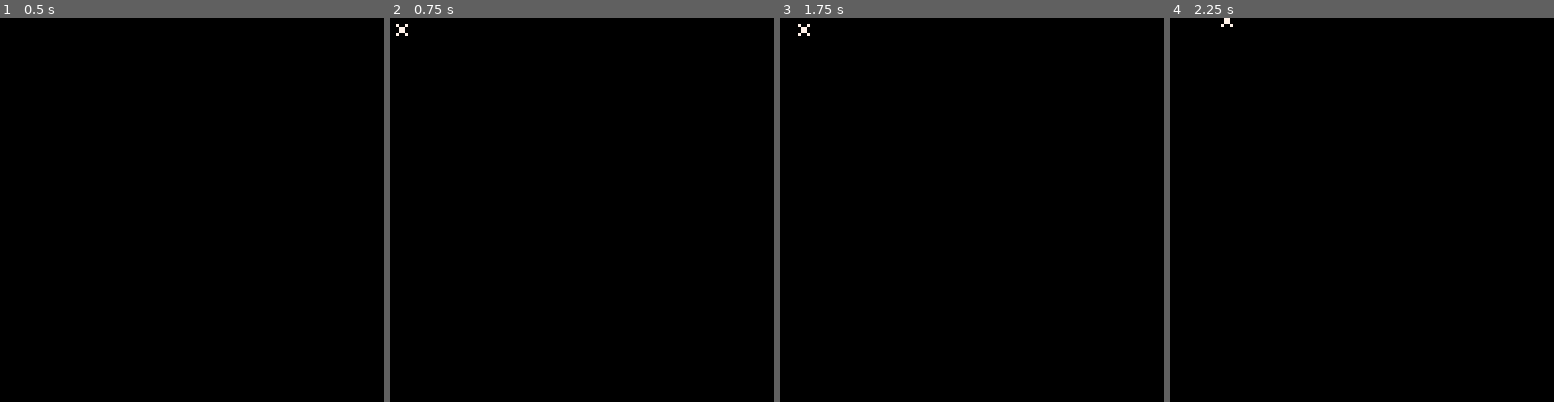
Above: before the commit, frames 1-4 (left to right).
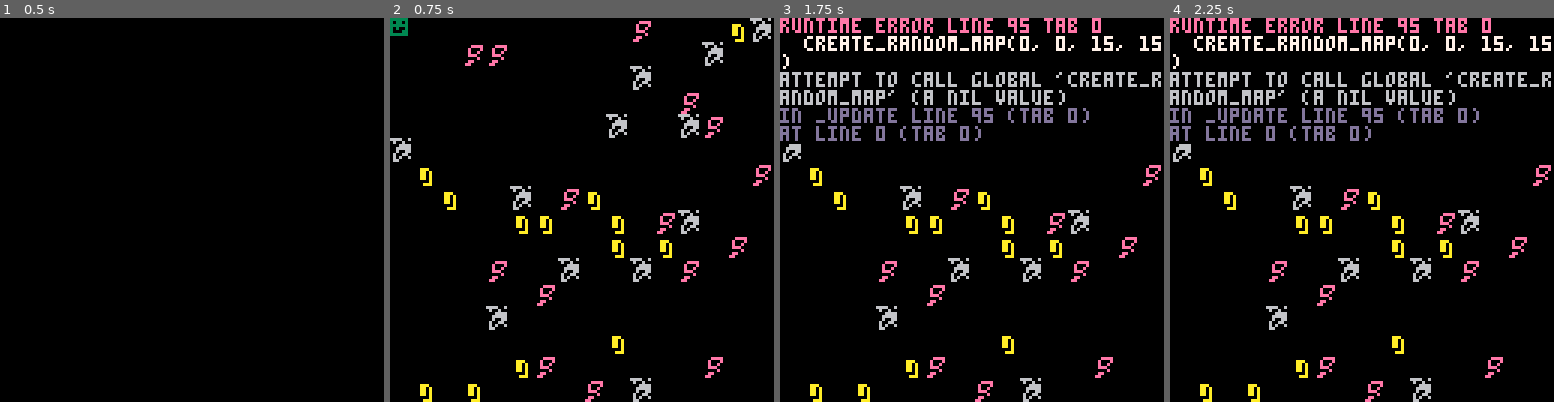
Above: after the commit, the same moments.

Repository: konata-chan404/vimjam-2020
Game: PICO-8 cartridge game.p8
Two runs of this game, one before a commit and one after it. Both use one fixed random seed, a clock stepped at 60 frames per second and the inputs below.
Inputs:
- Up to frame 1 (0.5 s): no input
- Up to frame 2 (0.75 s): tap O (Z key) at 0.7 s
- Up to frame 3 (1.75 s): hold Right from 1.6 s (still down); tap O (Z key) at 1.7 s
- Up to frame 4 (2.25 s): release Right at 2.1 s; tap O (Z key) at 2.1 s; hold Up from 2.15 s (still down)

Frame 1 is identical in both runs. In frame 2, 4.9% of the frame differs, in the area x 0-100%, y 0-100%; in frame 3, 11%; in frame 4, 11%.
Error after the commit: runtime error line 95 tab 0; create_random_map(0, 0, 15, 15); attempt to call global 'create_random_map' (a nil value)

Commit message:
oh god 200 lines already

Diff:
--- a/game.p8
+++ b/game.p8
@@ -49,36 +49,63 @@
 	_draw = game_draw
 
 	create_game_stuff()
+
+	create_random_world(0, 0, 30, 30)
+	load_world(1)
 end
 
 function game_update()
+	local new_xpos = player.xpos
+	local new_ypos = player.ypos
 
 	if btn(0)
 	then
-		player.xpos -= player.speed
+		new_xpos = player.xpos - player.speed
+	end
+	if not is_wall(new_xpos, player.ypos, player.width, player.height) then
+		player.xpos = new_xpos
 	end
 
 	if btn(1)
 	then
-		player.xpos += player.speed
+		new_xpos = player.xpos + player.speed
+	end
+	if not is_wall(new_xpos, player.ypos, player.width, player.height) then
+		player.xpos = new_xpos
 	end
 
 	if btn(2)
 	then
-		player.ypos -= player.speed
+		new_ypos = player.ypos - player.speed
+	end
+	if not is_wall(player.xpos, new_ypos, player.width, player.height) then
+		player.ypos = new_ypos
 	end
 
 	if btn(3)
 	then
-		player.ypos += player.speed
-	end
-
+		new_ypos = player.ypos + player.speed
+	end
+	if not is_wall(player.xpos, new_ypos, player.width, player.height) then
+		player.ypos = new_ypos
+	end
+
+	update_camera()
+
+
+	if btnp(4)
+	then
+		create_random_map(0, 0, 15, 15)
+	end
 end
 
 function game_draw()
 	cls(0)
 
-    spr(0, player.xpos, player.ypos)
+	camera(cam.xpos, cam.ypos)
+	map(current_world.celx, current_world.cely, 0, 0, current_world.celw, current_world.celh)
+
+	spr(0, player.xpos, player.ypos)
 end
 
 ---
@@ -89,9 +116,76 @@
 		xpos = 0,
 		ypos = 0,
 		speed = 1,
+		width = 6,
+		height = 6,
 		direction = 0
 	}
 
+	cam = {
+		xpos = 0,
+		ypos = 0,
+	}
+
+	worlds = {}
+
+	current_world = {
+		index = 0
+	}
+end
+
+function create_random_world(celx_start, cely_start, celw, celh)
+	worlds[#worlds+1] = {
+
+		celx = celx_start,
+		cely = cely_start,
+		celw = celw,
+		celh = celh,
+
+		palette = random_palette()
+	}
+
+	for cely = cely_start, cely_start+celh do
+		for celx = celx_start, celx_start+celw do
+			mset(celx, cely, random_range(16, 20))
+		end
+	end
+end
+
+function load_world(index)
+	current_world = worlds[index]
+	current_world.index = index
+
+	load_palette(current_world.palette)
+end
+
+function update_camera()
+	local new_cam_xpos = mid(0, player.xpos - (current_world.celx*8)-64-player.width/2, (current_world.celw*8)-127)
+	local new_cam_ypos = mid(0, player.ypos - (current_world.cely*8)-64-player.height/2, (current_world.celh*8)-127)
+
+	cam.xpos = new_cam_xpos
+	cam.ypos = new_cam_ypos
+end
+
+function random_palette()
+	local palette = {}
+	for i=1,16 do
+		palette[i] = random_range(0, 15)
+	end
+
+	return palette
+end
+
+function is_wall(xpos, ypos, width, height)
+	return
+		fget( mget(xpos/8, ypos/8), 1) or
+		fget( mget((xpos+width)/8, ypos/8), 1) or
+		fget( mget(xpos/8, (ypos+height)/8), 1) or
+		fget( mget((xpos+width)/8, (ypos+height)/8), 1)
+		or
+		xpos < 0 or
+		ypos < 0 or
+		xpos+width > current_world.celw*8 or
+		ypos+height > current_world.celh*8
 end
 
 ---
@@ -99,6 +193,10 @@
 ---
 function cprint(s, ypos, c)
     print(s, 64-#s*2, ypos, c)
+end
+
+function random_range(min, max)
+	return min + rnd(max)
 end
 
 function load_palette(palette)
@@ -109,9 +207,22 @@
 end
 
 __gfx__
+77777700000000000000000000000000000000000000000000000000000000000000000000000000000000000000000000000000000000000000000000000000
+70770700000000000000000000000000000000000000000000000000000000000000000000000000000000000000000000000000000000000000000000000000
+77777700000000000000000000000000000000000000000000000000000000000000000000000000000000000000000000000000000000000000000000000000
+70700700000000000000000000000000000000000000000000000000000000000000000000000000000000000000000000000000000000000000000000000000
+70007700000000000000000000000000000000000000000000000000000000000000000000000000000000000000000000000000000000000000000000000000
+77777700000000000000000000000000000000000000000000000000000000000000000000000000000000000000000000000000000000000000000000000000
 00000000000000000000000000000000000000000000000000000000000000000000000000000000000000000000000000000000000000000000000000000000
 00000000000000000000000000000000000000000000000000000000000000000000000000000000000000000000000000000000000000000000000000000000
-00700700000000000000000000000000000000000000000000000000000000000000000000000000000000000000000000000000000000000000000000000000
-00077000000000000000000000000000000000000000000000000000000000000000000000000000000000000000000000000000000000000000000000000000
-00077000000000000000000000000000000000000000000000000000000000000000000000000000000000000000000000000000000000000000000000000000
-00700700000000000000000000000000000000000000000000000000000000000000000000000000000000000000000000000000000000000000000000000000
+33330030000000000000000000000000000000000000000000000000000000000000000000000000000000000000000000000000000000000000000000000000
+0300300000000000000000000ddd0000000cccc00000000000000000000000000000000000000000000000000000000000000000000000000000000000000000
+00033330006660000bb000000d00d00000c000c00000000000000000000000000000000000000000000000000000000000000000000000000000000000000000
+003333300066060000b000000d00d00000c00c000000000000000000000000000000000000000000000000000000000000000000000000000000000000000000
+003003300066060000bbbb000d00d00000ccc0000000000000000000000000000000000000000000000000000000000000000000000000000000000000000000
+030033000066060000b00b000000d00000000c000000000000000000000000000000000000000000000000000000000000000000000000000000000000000000
+03030030000006000bb0000000d0d00000cc00000000000000000000000000000000000000000000000000000000000000000000000000000000000000000000
+03300000000666000000000000dd00000cc000000000000000000000000000000000000000000000000000000000000000000000000000000000000000000000
+__gff__
+0000000000000000000000000000000000020000000000000000000000000000000000000000000000000000000000000000000000000000000000000000000000000000000000000000000000000000000000000000000000000000000000000000000000000000000000000000000000000000000000000000000000000000
+0000000000000000000000000000000000000000000000000000000000000000000000000000000000000000000000000000000000000000000000000000000000000000000000000000000000000000000000000000000000000000000000000000000000000000000000000000000000000000000000000000000000000000
